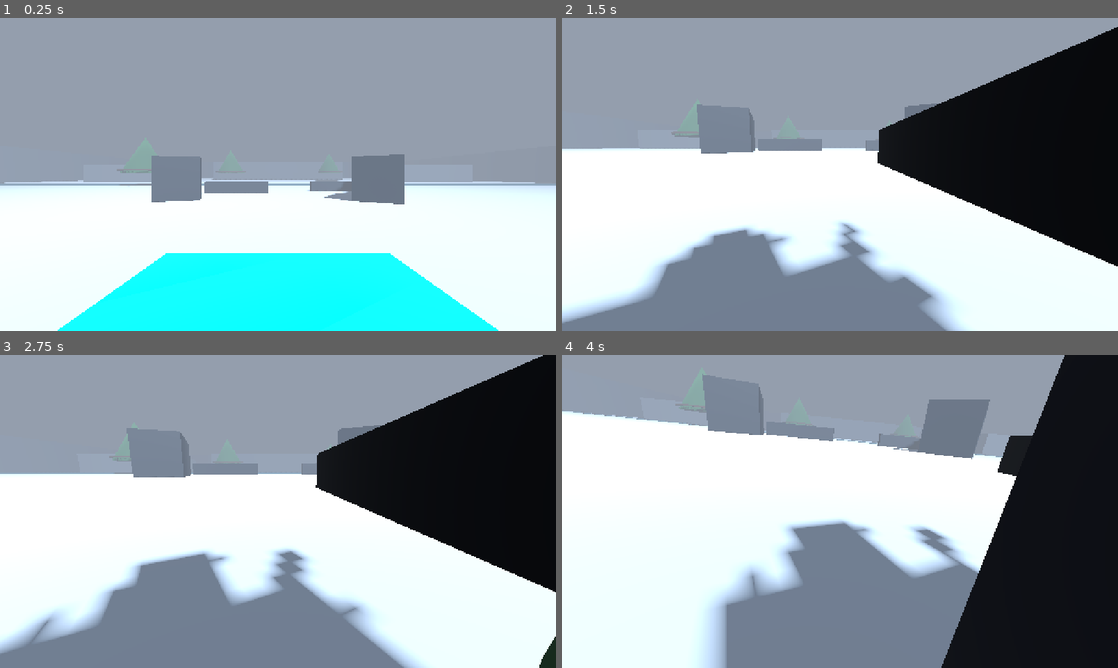
Above: before the commit, frames 1-4 (two rows, left to right).
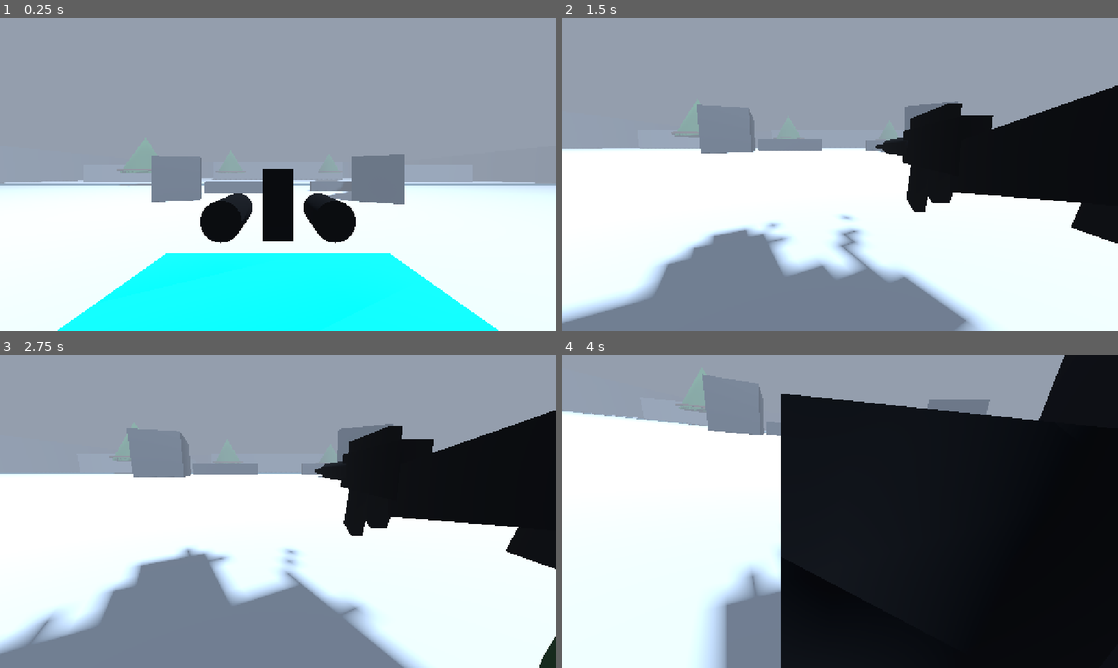
Above: after the commit, the same moments.

Repository: gamerdrift/gamerdrift.github.io
Game: Godot game, scene res://scenes/level_snowblow.tscn
Two runs of this game, one before a commit and one after it. Both use one fixed random seed, a clock stepped at 60 frames per second and the inputs below.
Inputs (mouse positions are in pixels of both pictures, inside the frame that each line leads up to):
- Up to frame 1 (0.25 s): no input
- Up to frame 2 (1.5 s): tap Enter at 0.5 s; move the mouse to (962, 158) at 0.52 s; hold D 0.53-1.25 s; tap Z at 0.6 s; click (962, 158) at 0.67 s; tap Space at 0.77 s; drag from (728, 190) to (812, 237) at 1.27 s
- Up to frame 3 (2.75 s): move the mouse to (333, 442) at 2.02 s; hold D from 2.03 s (still down); hold Shift from 2.03 s (still down)
- Up to frame 4 (4 s): release D at 2.75 s; release Shift at 2.75 s; drag from (812, 574) to (673, 464) at 2.77 s; move the mouse to (1006, 558) at 3.52 s; hold A from 3.53 s (still down); hold Q from 3.53 s (still down); tap Space at 3.77 s

The runs differ from the first frame. In frame 1, 3.4% of the frame differs, in the area x 36-64%, y 48-72%; in frame 2, 9.4%; in frame 3, 8.7%; in frame 4, 31%, in the area x 39-86%, y 12-100%.

Commit message:
Enhance character and weapon visual models with realistic M16, AK-47, and military gear

Diff:
--- a/rogue_ghost/scenes/guard_enemy.tscn
+++ b/rogue_ghost/scenes/guard_enemy.tscn
@@ -70,14 +70,67 @@
 roughness = 0.5
 metallic = 0.7
 
-[sub_resource type="BoxMesh" id="BoxMesh_rifle"]
-material = SubResource("StandardMaterial3D_weapon")
-size = Vector3(0.08, 0.12, 0.7)
-
 [sub_resource type="CylinderShape3D" id="CylinderShape3D_1"]
 height = 4.0
 radius = 6.0
 
+[sub_resource type="StandardMaterial3D" id="StandardMaterial3D_wood"]
+albedo_color = Color(0.42, 0.24, 0.15, 1)
+roughness = 0.85
+
+[sub_resource type="StandardMaterial3D" id="StandardMaterial3D_pouch"]
+albedo_color = Color(0.18, 0.15, 0.15, 1)
+roughness = 0.9
+
+[sub_resource type="StandardMaterial3D" id="StandardMaterial3D_black_plastic"]
+albedo_color = Color(0.06, 0.06, 0.08, 1)
+roughness = 0.75
+
+[sub_resource type="BoxMesh" id="BoxMesh_backpack"]
+material = SubResource("StandardMaterial3D_arctic")
+size = Vector3(0.38, 0.45, 0.22)
+
+[sub_resource type="BoxMesh" id="BoxMesh_belt"]
+material = SubResource("StandardMaterial3D_black_plastic")
+size = Vector3(0.54, 0.06, 0.34)
+
+[sub_resource type="BoxMesh" id="BoxMesh_belt_pouch"]
+material = SubResource("StandardMaterial3D_pouch")
+size = Vector3(0.08, 0.1, 0.06)
+
+[sub_resource type="BoxMesh" id="BoxMesh_joint_pad"]
+material = SubResource("StandardMaterial3D_black_plastic")
+size = Vector3(0.14, 0.12, 0.05)
+
+[sub_resource type="BoxMesh" id="BoxMesh_ak_receiver"]
+material = SubResource("StandardMaterial3D_weapon")
+size = Vector3(0.04, 0.08, 0.26)
+
+[sub_resource type="BoxMesh" id="BoxMesh_ak_stock"]
+material = SubResource("StandardMaterial3D_wood")
+size = Vector3(0.038, 0.075, 0.22)
+
+[sub_resource type="BoxMesh" id="BoxMesh_ak_grip"]
+material = SubResource("StandardMaterial3D_wood")
+size = Vector3(0.03, 0.07, 0.04)
+
+[sub_resource type="BoxMesh" id="BoxMesh_ak_mag"]
+material = SubResource("StandardMaterial3D_weapon")
+size = Vector3(0.024, 0.15, 0.05)
+
+[sub_resource type="CylinderMesh" id="CylinderMesh_ak_barrel"]
+material = SubResource("StandardMaterial3D_weapon")
+top_radius = 0.01
+bottom_radius = 0.01
+height = 0.24
+
+[sub_resource type="CylinderMesh" id="CylinderMesh_ak_handguard"]
+material = SubResource("StandardMaterial3D_wood")
+top_radius = 0.025
+bottom_radius = 0.025
+height = 0.18
+
+
 [node name="GuardEnemy" type="CharacterBody3D"]
 script = ExtResource("1_guard")
 
@@ -93,6 +146,22 @@
 [node name="TacticalVest" type="MeshInstance3D" parent="Visuals/Torso"]
 mesh = SubResource("BoxMesh_vest")
 
+[node name="Backpack" type="MeshInstance3D" parent="Visuals/Torso"]
+transform = Transform3D(1, 0, 0, 0, 1, 0, 0, 0, 1, 0, 0.05, 0.22)
+mesh = SubResource("BoxMesh_backpack")
+
+[node name="Belt" type="MeshInstance3D" parent="Visuals/Torso"]
+transform = Transform3D(1, 0, 0, 0, 1, 0, 0, 0, 1, 0, -0.32, 0)
+mesh = SubResource("BoxMesh_belt")
+
+[node name="PouchLeft" type="MeshInstance3D" parent="Visuals/Torso"]
+transform = Transform3D(1, 0, 0, 0, 1, 0, 0, 0, 1, -0.16, -0.32, 0.17)
+mesh = SubResource("BoxMesh_belt_pouch")
+
+[node name="PouchRight" type="MeshInstance3D" parent="Visuals/Torso"]
+transform = Transform3D(1, 0, 0, 0, 1, 0, 0, 0, 1, 0.16, -0.32, 0.17)
+mesh = SubResource("BoxMesh_belt_pouch")
+
 [node name="Head" type="MeshInstance3D" parent="Visuals"]
 transform = Transform3D(1, 0, 0, 0, 1, 0, 0, 0, 1, 0, 0.65, -0.02)
 mesh = SubResource("SphereMesh_head")
@@ -109,21 +178,59 @@
 transform = Transform3D(1, 0, 0, 0, 1, 0, 0, 0, 1, -0.35, 0.2, 0)
 mesh = SubResource("CapsuleMesh_arm")
 
+[node name="ElbowPad" type="MeshInstance3D" parent="Visuals/LeftArm"]
+transform = Transform3D(1, 0, 0, 0, 1, 0, 0, 0, 1, 0, -0.05, -0.09)
+mesh = SubResource("BoxMesh_joint_pad")
+
 [node name="RightArm" type="MeshInstance3D" parent="Visuals"]
 transform = Transform3D(0.965926, 0.258819, 0, -0.258819, 0.965926, 0, 0, 0, 1, 0.35, 0.2, -0.1)
 mesh = SubResource("CapsuleMesh_arm")
 
+[node name="ElbowPad" type="MeshInstance3D" parent="Visuals/RightArm"]
+transform = Transform3D(1, 0, 0, 0, 1, 0, 0, 0, 1, 0, -0.05, -0.09)
+mesh = SubResource("BoxMesh_joint_pad")
+
 [node name="LeftLeg" type="MeshInstance3D" parent="Visuals"]
 transform = Transform3D(1, 0, 0, 0, 1, 0, 0, 0, 1, -0.16, -0.4, 0)
 mesh = SubResource("CapsuleMesh_leg")
 
+[node name="KneePad" type="MeshInstance3D" parent="Visuals/LeftLeg"]
+transform = Transform3D(1, 0, 0, 0, 1, 0, 0, 0, 1, 0, -0.05, -0.11)
+mesh = SubResource("BoxMesh_joint_pad")
+
 [node name="RightLeg" type="MeshInstance3D" parent="Visuals"]
 transform = Transform3D(1, 0, 0, 0, 1, 0, 0, 0, 1, 0.16, -0.4, 0)
 mesh = SubResource("CapsuleMesh_leg")
 
-[node name="GuardRifle" type="MeshInstance3D" parent="Visuals"]
+[node name="KneePad" type="MeshInstance3D" parent="Visuals/RightLeg"]
+transform = Transform3D(1, 0, 0, 0, 1, 0, 0, 0, 1, 0, -0.05, -0.11)
+mesh = SubResource("BoxMesh_joint_pad")
+
+[node name="GuardRifle" type="Node3D" parent="Visuals"]
 transform = Transform3D(1, 0, 0, 0, 1, 0, 0, 0, 1, 0.18, 0.2, -0.4)
-mesh = SubResource("BoxMesh_rifle")
+
+[node name="Receiver" type="MeshInstance3D" parent="Visuals/GuardRifle"]
+mesh = SubResource("BoxMesh_ak_receiver")
+
+[node name="Stock" type="MeshInstance3D" parent="Visuals/GuardRifle"]
+transform = Transform3D(1, 0, 0, 0, 0.965926, 0.258819, 0, -0.258819, 0.965926, 0, -0.02, 0.21)
+mesh = SubResource("BoxMesh_ak_stock")
+
+[node name="Grip" type="MeshInstance3D" parent="Visuals/GuardRifle"]
+transform = Transform3D(1, 0, 0, 0, 0.939693, -0.34202, 0, 0.34202, 0.939693, 0, -0.06, 0.04)
+mesh = SubResource("BoxMesh_ak_grip")
+
+[node name="Magazine" type="MeshInstance3D" parent="Visuals/GuardRifle"]
+transform = Transform3D(1, 0, 0, 0, 0.906308, -0.422618, 0, 0.422618, 0.906308, 0, -0.09, -0.07)
+mesh = SubResource("BoxMesh_ak_mag")
+
+[node name="Handguard" type="MeshInstance3D" parent="Visuals/GuardRifle"]
+transform = Transform3D(1, 0, 0, 0, -4.37114e-08, -1, 0, 1, -4.37114e-08, 0, -0.005, -0.18)
+mesh = SubResource("CylinderMesh_ak_handguard")
+
+[node name="Barrel" type="MeshInstance3D" parent="Visuals/GuardRifle"]
+transform = Transform3D(1, 0, 0, 0, -4.37114e-08, -1, 0, 1, -4.37114e-08, 0, 0, -0.35)
+mesh = SubResource("CylinderMesh_ak_barrel")
 
 [node name="VisionArea" type="Area3D" parent="."]
 transform = Transform3D(1, 0, 0, 0, -4.37114e-08, -1, 0, 1, -4.37114e-08, 0, 0.5, -6)
--- a/rogue_ghost/scenes/player_ghost.tscn
+++ b/rogue_ghost/scenes/player_ghost.tscn
@@ -70,9 +70,79 @@
 roughness = 0.5
 metallic = 0.7
 
-[sub_resource type="BoxMesh" id="BoxMesh_rifle"]
-material = SubResource("StandardMaterial3D_weapon")
-size = Vector3(0.08, 0.12, 0.7)
+[sub_resource type="StandardMaterial3D" id="StandardMaterial3D_nvg"]
+albedo_color = Color(0.0, 1.0, 0.2, 1)
+emission_enabled = true
+emission = Color(0.0, 1.0, 0.2, 1)
+emission_energy_multiplier = 3.0
+
+[sub_resource type="StandardMaterial3D" id="StandardMaterial3D_black_plastic"]
+albedo_color = Color(0.08, 0.08, 0.09, 1)
+roughness = 0.75
+
+[sub_resource type="StandardMaterial3D" id="StandardMaterial3D_dark_pouch"]
+albedo_color = Color(0.14, 0.15, 0.14, 1)
+roughness = 0.9
+
+[sub_resource type="BoxMesh" id="BoxMesh_belt_pouch"]
+material = SubResource("StandardMaterial3D_dark_pouch")
+size = Vector3(0.08, 0.1, 0.06)
+
+[sub_resource type="BoxMesh" id="BoxMesh_joint_pad"]
+material = SubResource("StandardMaterial3D_black_plastic")
+size = Vector3(0.14, 0.12, 0.05)
+
+[sub_resource type="BoxMesh" id="BoxMesh_backpack"]
+material = SubResource("StandardMaterial3D_camo")
+size = Vector3(0.38, 0.45, 0.22)
+
+[sub_resource type="BoxMesh" id="BoxMesh_belt"]
+material = SubResource("StandardMaterial3D_black_plastic")
+size = Vector3(0.54, 0.06, 0.34)
+
+[sub_resource type="CylinderMesh" id="CylinderMesh_nvg_tube"]
+material = SubResource("StandardMaterial3D_black_plastic")
+top_radius = 0.022
+bottom_radius = 0.022
+height = 0.09
+
+[sub_resource type="SphereMesh" id="SphereMesh_nvg_lens"]
+material = SubResource("StandardMaterial3D_nvg")
+radius = 0.02
+height = 0.04
+
+[sub_resource type="BoxMesh" id="BoxMesh_m16_receiver"]
+material = SubResource("StandardMaterial3D_weapon")
+size = Vector3(0.04, 0.08, 0.25)
+
+[sub_resource type="BoxMesh" id="BoxMesh_m16_stock"]
+material = SubResource("StandardMaterial3D_black_plastic")
+size = Vector3(0.038, 0.07, 0.24)
+
+[sub_resource type="BoxMesh" id="BoxMesh_m16_grip"]
+material = SubResource("StandardMaterial3D_black_plastic")
+size = Vector3(0.03, 0.07, 0.04)
+
+[sub_resource type="BoxMesh" id="BoxMesh_m16_mag"]
+material = SubResource("StandardMaterial3D_weapon")
+size = Vector3(0.025, 0.12, 0.06)
+
+[sub_resource type="CylinderMesh" id="CylinderMesh_m16_barrel"]
+material = SubResource("StandardMaterial3D_weapon")
+top_radius = 0.01
+bottom_radius = 0.01
+height = 0.25
+
+[sub_resource type="CylinderMesh" id="CylinderMesh_m16_handguard"]
+material = SubResource("StandardMaterial3D_black_plastic")
+top_radius = 0.026
+bottom_radius = 0.026
+height = 0.26
+
+[sub_resource type="BoxMesh" id="BoxMesh_m16_handle"]
+material = SubResource("StandardMaterial3D_weapon")
+size = Vector3(0.02, 0.035, 0.18)
+
 
 [node name="PlayerGhost" type="CharacterBody3D"]
 script = ExtResource("1_player")
@@ -89,6 +159,22 @@
 [node name="TacticalVest" type="MeshInstance3D" parent="Visuals/Torso"]
 mesh = SubResource("BoxMesh_vest")
 
+[node name="Backpack" type="MeshInstance3D" parent="Visuals/Torso"]
+transform = Transform3D(1, 0, 0, 0, 1, 0, 0, 0, 1, 0, 0.05, 0.22)
+mesh = SubResource("BoxMesh_backpack")
+
+[node name="Belt" type="MeshInstance3D" parent="Visuals/Torso"]
+transform = Transform3D(1, 0, 0, 0, 1, 0, 0, 0, 1, 0, -0.32, 0)
+mesh = SubResource("BoxMesh_belt")
+
+[node name="PouchLeft" type="MeshInstance3D" parent="Visuals/Torso"]
+transform = Transform3D(1, 0, 0, 0, 1, 0, 0, 0, 1, -0.16, -0.32, 0.17)
+mesh = SubResource("BoxMesh_belt_pouch")
+
+[node name="PouchRight" type="MeshInstance3D" parent="Visuals/Torso"]
+transform = Transform3D(1, 0, 0, 0, 1, 0, 0, 0, 1, 0.16, -0.32, 0.17)
+mesh = SubResource("BoxMesh_belt_pouch")
+
 [node name="Head" type="MeshInstance3D" parent="Visuals"]
 transform = Transform3D(1, 0, 0, 0, 1, 0, 0, 0, 1, 0, 0.65, -0.02)
 mesh = SubResource("SphereMesh_head")
@@ -101,25 +187,87 @@
 transform = Transform3D(1, 0, 0, 0, 1, 0, 0, 0, 1, 0, 0.03, -0.13)
 mesh = SubResource("BoxMesh_goggles")
 
+[node name="NVG_Mount" type="MeshInstance3D" parent="Visuals/Head"]
+transform = Transform3D(1, 0, 0, 0, 1, 0, 0, 0, 1, 0, 0.12, -0.2)
+mesh = SubResource("BoxMesh_m16_grip")
+
+[node name="NVG_TubeLeft" type="MeshInstance3D" parent="Visuals/Head/NVG_Mount"]
+transform = Transform3D(1, 0, 0, 0, -4.37114e-08, -1, 0, 1, -4.37114e-08, -0.06, -0.02, -0.04)
+mesh = SubResource("CylinderMesh_nvg_tube")
+
+[node name="Lens" type="MeshInstance3D" parent="Visuals/Head/NVG_Mount/NVG_TubeLeft"]
+transform = Transform3D(1, 0, 0, 0, 1, 0, 0, 0, 1, 0, -0.045, 0)
+mesh = SubResource("SphereMesh_nvg_lens")
+
+[node name="NVG_TubeRight" type="MeshInstance3D" parent="Visuals/Head/NVG_Mount"]
+transform = Transform3D(1, 0, 0, 0, -4.37114e-08, -1, 0, 1, -4.37114e-08, 0.06, -0.02, -0.04)
+mesh = SubResource("CylinderMesh_nvg_tube")
+
+[node name="Lens" type="MeshInstance3D" parent="Visuals/Head/NVG_Mount/NVG_TubeRight"]
+transform = Transform3D(1, 0, 0, 0, 1, 0, 0, 0, 1, 0, -0.045, 0)
+mesh = SubResource("SphereMesh_nvg_lens")
+
 [node name="LeftArm" type="MeshInstance3D" parent="Visuals"]
 transform = Transform3D(1, 0, 0, 0, 1, 0, 0, 0, 1, -0.35, 0.2, 0)
 mesh = SubResource("CapsuleMesh_arm")
 
+[node name="ElbowPad" type="MeshInstance3D" parent="Visuals/LeftArm"]
+transform = Transform3D(1, 0, 0, 0, 1, 0, 0, 0, 1, 0, -0.05, -0.09)
+mesh = SubResource("BoxMesh_joint_pad")
+
 [node name="RightArm" type="MeshInstance3D" parent="Visuals"]
 transform = Transform3D(0.965926, 0.258819, 0, -0.258819, 0.965926, 0, 0, 0, 1, 0.35, 0.2, -0.1)
 mesh = SubResource("CapsuleMesh_arm")
 
+[node name="ElbowPad" type="MeshInstance3D" parent="Visuals/RightArm"]
+transform = Transform3D(1, 0, 0, 0, 1, 0, 0, 0, 1, 0, -0.05, -0.09)
+mesh = SubResource("BoxMesh_joint_pad")
+
 [node name="LeftLeg" type="MeshInstance3D" parent="Visuals"]
 transform = Transform3D(1, 0, 0, 0, 1, 0, 0, 0, 1, -0.16, -0.4, 0)
 mesh = SubResource("CapsuleMesh_leg")
 
+[node name="KneePad" type="MeshInstance3D" parent="Visuals/LeftLeg"]
+transform = Transform3D(1, 0, 0, 0, 1, 0, 0, 0, 1, 0, -0.05, -0.11)
+mesh = SubResource("BoxMesh_joint_pad")
+
 [node name="RightLeg" type="MeshInstance3D" parent="Visuals"]
 transform = Transform3D(1, 0, 0, 0, 1, 0, 0, 0, 1, 0.16, -0.4, 0)
 mesh = SubResource("CapsuleMesh_leg")
 
-[node name="CarbineRifle" type="MeshInstance3D" parent="Visuals"]
+[node name="KneePad" type="MeshInstance3D" parent="Visuals/RightLeg"]
+transform = Transform3D(1, 0, 0, 0, 1, 0, 0, 0, 1, 0, -0.05, -0.11)
+mesh = SubResource("BoxMesh_joint_pad")
+
+[node name="CarbineRifle" type="Node3D" parent="Visuals"]
 transform = Transform3D(1, 0, 0, 0, 1, 0, 0, 0, 1, 0.18, 0.2, -0.4)
-mesh = SubResource("BoxMesh_rifle")
+
+[node name="Receiver" type="MeshInstance3D" parent="Visuals/CarbineRifle"]
+mesh = SubResource("BoxMesh_m16_receiver")
+
+[node name="Stock" type="MeshInstance3D" parent="Visuals/CarbineRifle"]
+transform = Transform3D(1, 0, 0, 0, 0.984808, 0.173648, 0, -0.173648, 0.984808, 0, -0.01, 0.22)
+mesh = SubResource("BoxMesh_m16_stock")
+
+[node name="Grip" type="MeshInstance3D" parent="Visuals/CarbineRifle"]
+transform = Transform3D(1, 0, 0, 0, 0.939693, -0.34202, 0, 0.34202, 0.939693, 0, -0.06, 0.04)
+mesh = SubResource("BoxMesh_m16_grip")
+
+[node name="Magazine" type="MeshInstance3D" parent="Visuals/CarbineRifle"]
+transform = Transform3D(1, 0, 0, 0, 0.965926, -0.258819, 0, 0.258819, 0.965926, 0, -0.08, -0.06)
+mesh = SubResource("BoxMesh_m16_mag")
+
+[node name="Handguard" type="MeshInstance3D" parent="Visuals/CarbineRifle"]
+transform = Transform3D(1, 0, 0, 0, -4.37114e-08, -1, 0, 1, -4.37114e-08, 0, 0, -0.22)
+mesh = SubResource("CylinderMesh_m16_handguard")
+
+[node name="Barrel" type="MeshInstance3D" parent="Visuals/CarbineRifle"]
+transform = Transform3D(1, 0, 0, 0, -4.37114e-08, -1, 0, 1, -4.37114e-08, 0, 0, -0.45)
+mesh = SubResource("CylinderMesh_m16_barrel")
+
+[node name="CarryHandle" type="MeshInstance3D" parent="Visuals/CarbineRifle"]
+transform = Transform3D(1, 0, 0, 0, 1, 0, 0, 0, 1, 0, 0.05, -0.02)
+mesh = SubResource("BoxMesh_m16_handle")
 
 [node name="CameraPivot" type="Node3D" parent="."]
 transform = Transform3D(1, 0, 0, 0, 1, 0, 0, 0, 1, 0, 0.8, 0)
@@ -128,4 +276,4 @@
 current = true
 
 [node name="Muzzle" type="Marker3D" parent="."]
-transform = Transform3D(1, 0, 0, 0, 1, 0, 0, 0, 1, 0, 0.5, -0.8)
+transform = Transform3D(1, 0, 0, 0, 1, 0, 0, 0, 1, 0.18, 0.2, -1.0)
Not shown: 1 places in rogue_ghost/scenes/guard_enemy.tscn that only renumber resources
Not shown: 1 places in rogue_ghost/scenes/player_ghost.tscn that only renumber resources
Not shown, changed: public/games/rogueghost/index.html
Not shown, changed: public/games/rogueghost/index.pck
